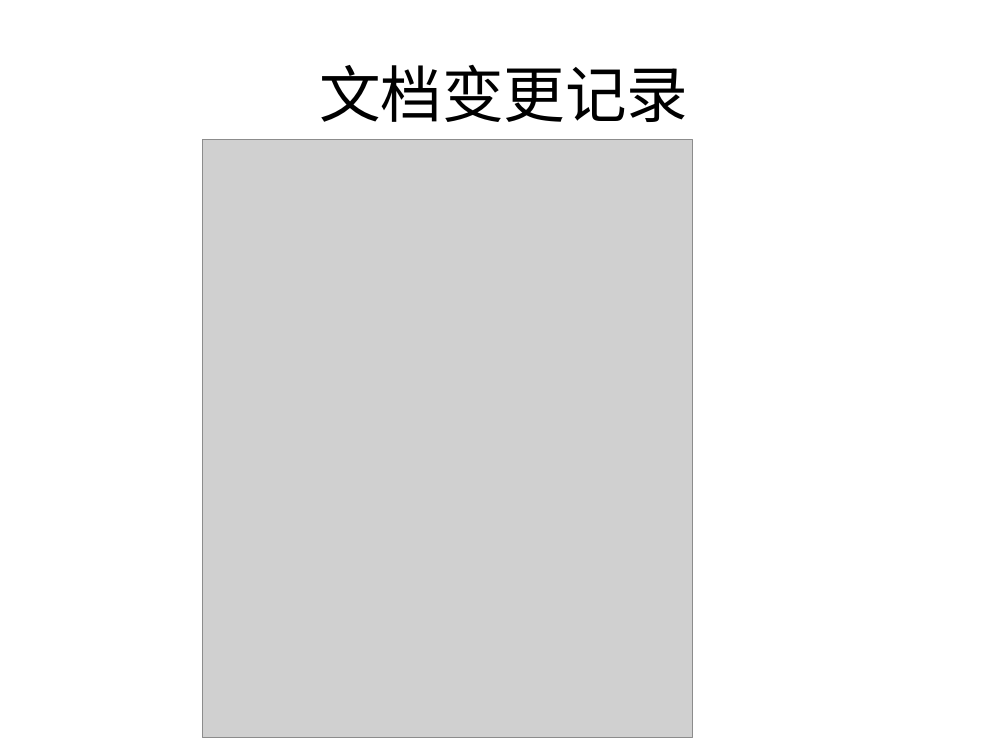
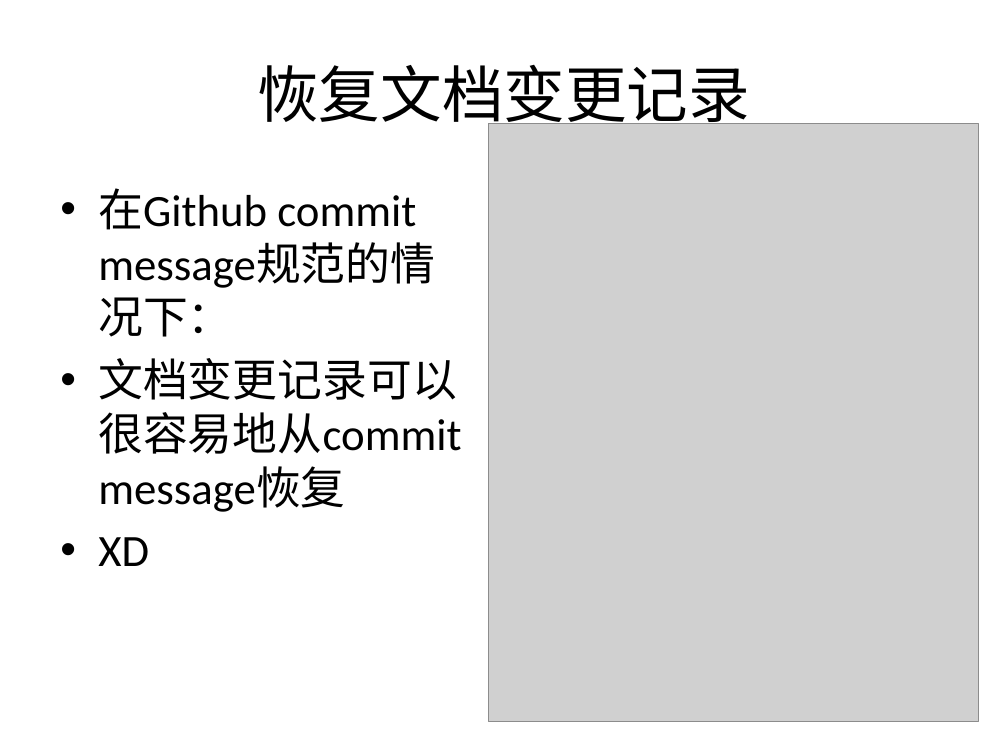
Before and after one commit to bhsei/16TeamC, a slide deck: slide 7 of 2.项目PPT/第十一周进度.pptx. Drawn at 1008x756 pixels with LibreOffice and Linux fonts; fonts in the diff are those of the drawing; grey boxes stand for pictures. Boxes give left, top, right and bottom in pixels: in the first picture for what was removed or moved away, otherwise in the second. Text is boxed around its words. In the diff, an @@ line names an element or a change of style, - is before the commit and + after.

```diff
--- a/2.项目PPT/第十一周进度.pptx
+++ b/2.项目PPT/第十一周进度.pptx
@@ title at [257, 65, 750, 133]: text changed @@
-文档变更记录
+恢复文档变更记录
@@ picture: place and size @@
-picture at [203, 140, 692, 738]
+picture at [488, 124, 978, 722]
@@ text added at [98, 188, 461, 566], 32 pt, text #000000 @@
+• 在Github commit message规范的情况下：
+• 文档变更记录可以很容易地从commit message恢复
+• XD
```
Also in this commit, not shown: 1 other slide changed, 4 slides added, 1 slide removed.
